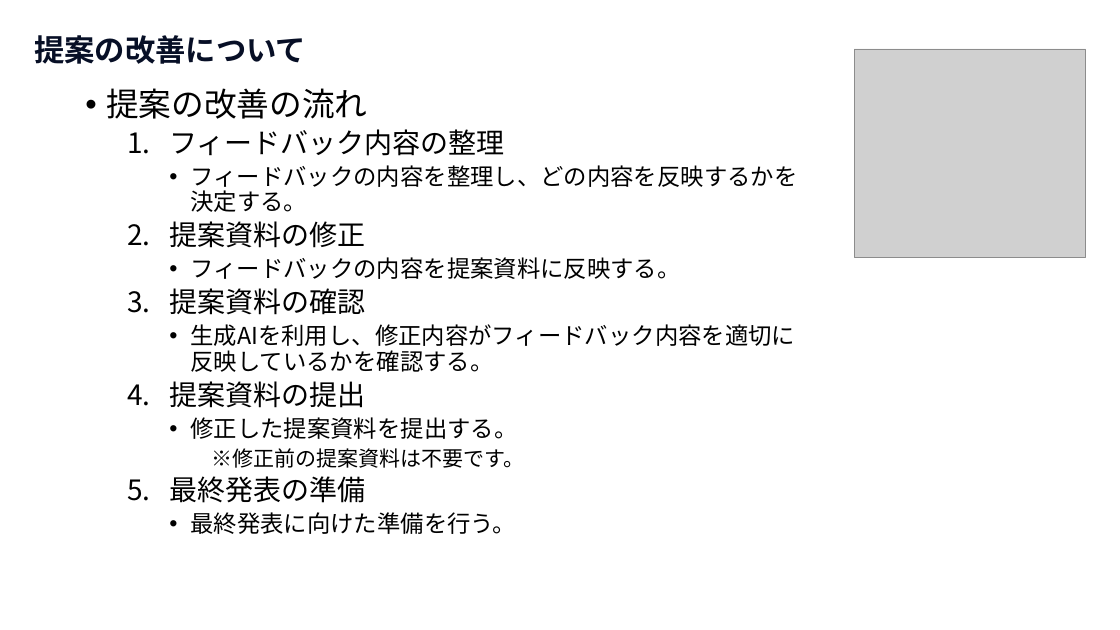
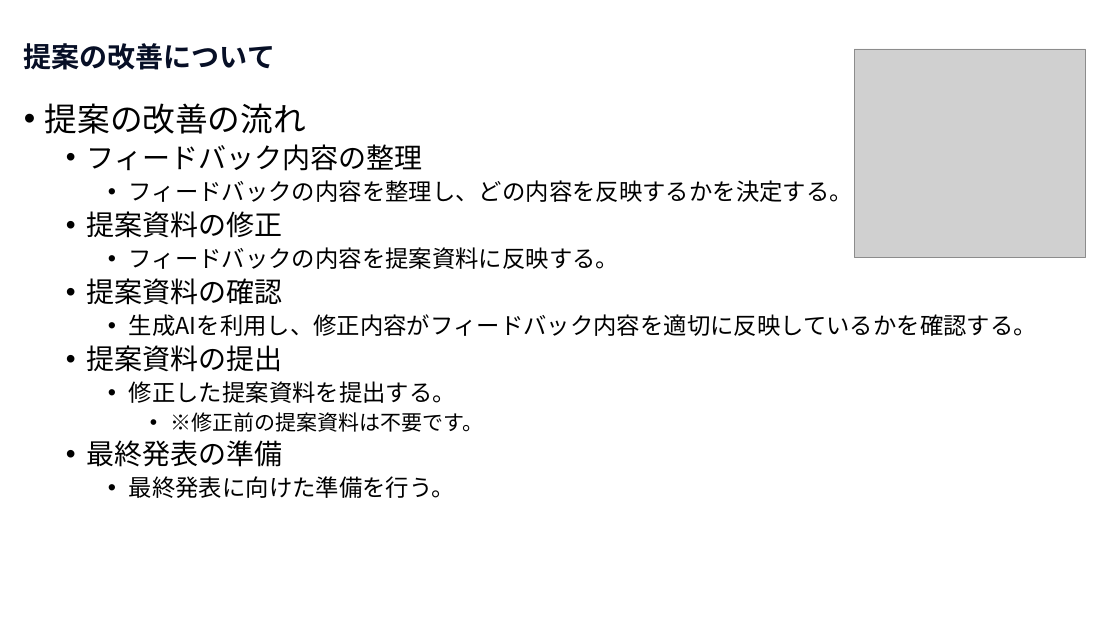
Before and after one commit to nishida2073/ai_navive, a slide deck: slide 6 of 00_オリエンテーション/【AI Native研修-提案研修】研修の概要.pptx. Drawn at 1120x630 pixels with LibreOffice and Linux fonts; fonts in the diff are those of the drawing; grey boxes stand for pictures. Boxes give left, top, right and bottom in pixels: in the first picture for what was removed or moved away, otherwise in the second. Text is boxed around its words. In the diff, an @@ line names an element or a change of style, - is before the commit and + after.

```diff
--- a/00_オリエンテーション/【AI Native研修-提案研修】研修の概要.pptx
+++ b/00_オリエンテーション/【AI Native研修-提案研修】研修の概要.pptx
@@ title "提案の改善について": place and size @@
-title "提案の改善について" at box(34, 35, 306, 64)
+title "提案の改善について" at box(24, 43, 275, 70)
@@ title "提案の改善について" at box(24, 43, 275, 70): size 26 to 24 pt; line spacing 1 to 0.9; vertical alignment top to middle @@
@@ text "提案の改善の流れ": place and size @@
-text "提案の改善の流れ" at box(106, 88, 797, 534)
+text "提案の改善の流れ" at box(45, 103, 1037, 498)
@@ text at box(87, 144, 484, 467): bullet 1. to •; bullet none to • @@
```
Also in this commit, not shown: 4 other slides changed, 2 other files.
